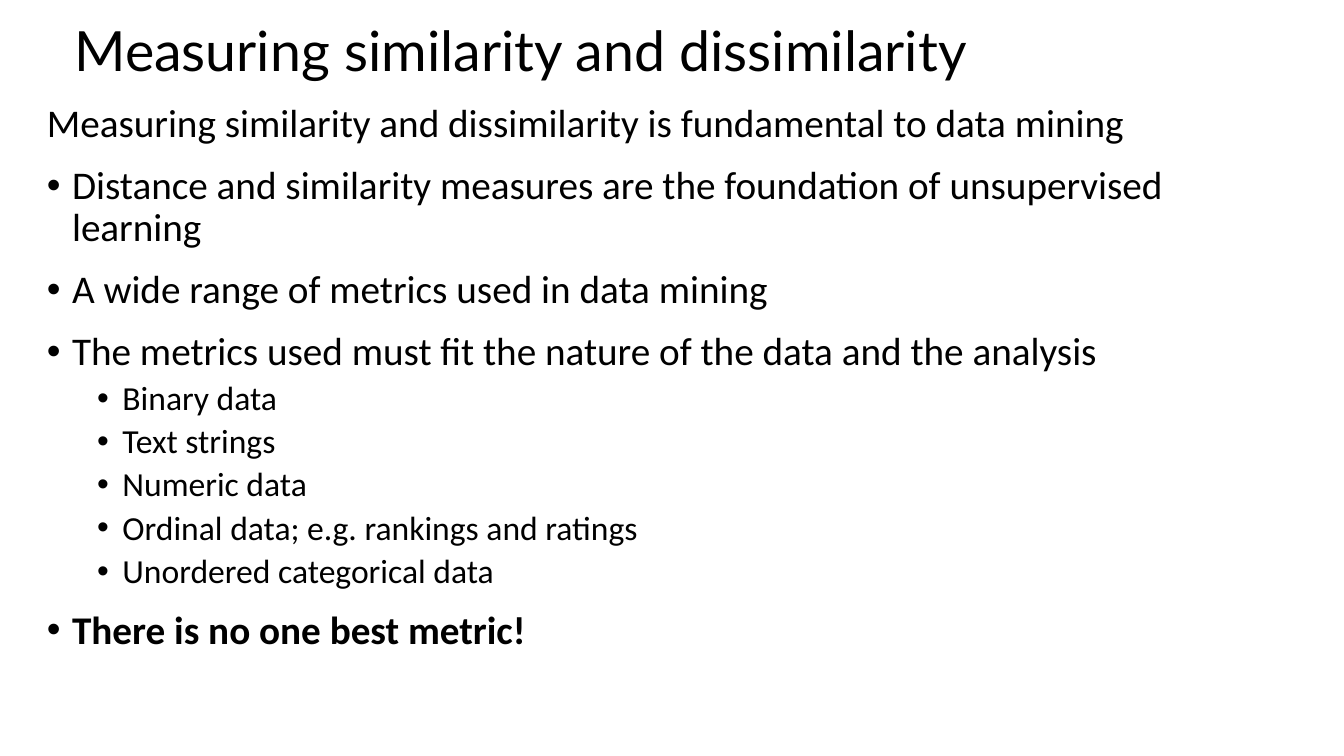
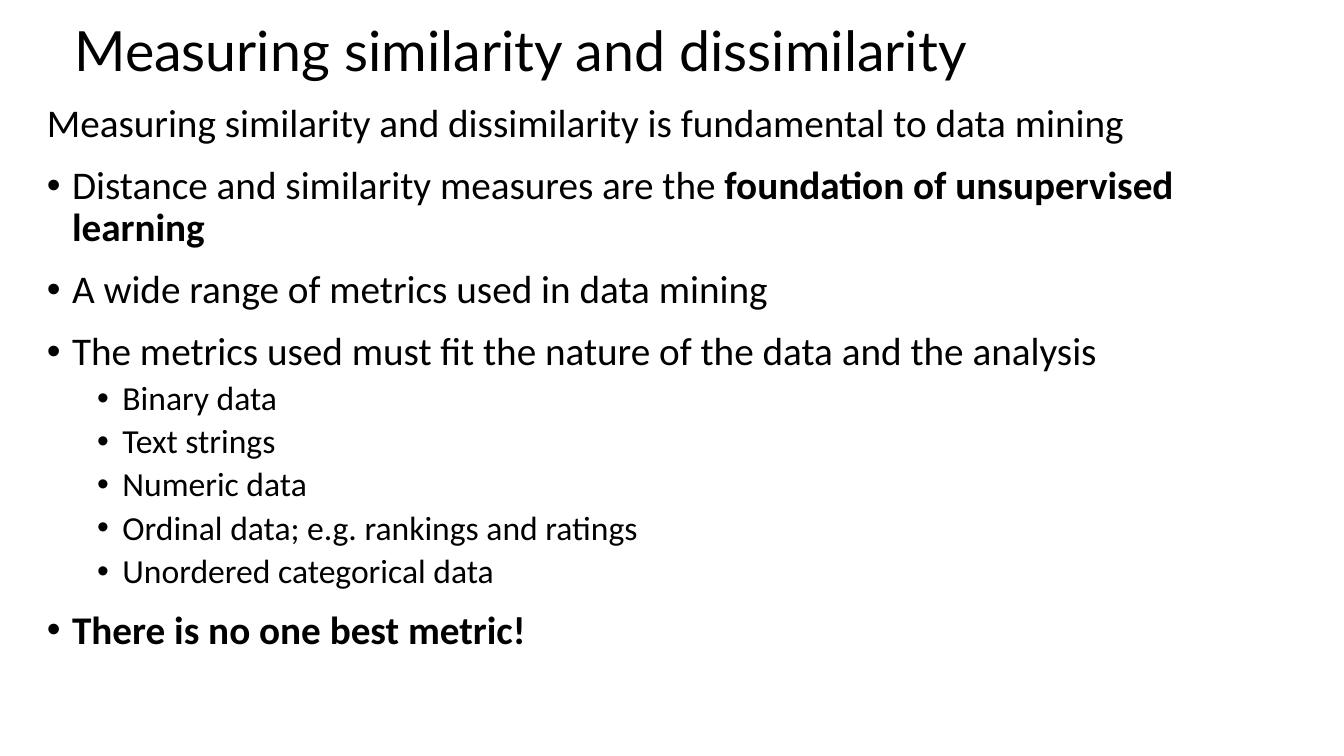
Before and after one commit to jonahneu/CSCI-E-108, a slide deck: slide 4 of slides/2_DistanceAndSimilarityMeasures.pptx (slide 5 before the commit). Drawn at 1344x756 pixels with LibreOffice and Linux fonts; fonts in the diff are those of the drawing. Boxes give left, top, right and bottom in pixels: in the first picture for what was removed or moved away, otherwise in the second. Text is boxed around its words. In the diff, an @@ line names an element or a change of style, - is before the commit and + after.

```diff
--- a/slides/2_DistanceAndSimilarityMeasures.pptx
+++ b/slides/2_DistanceAndSimilarityMeasures.pptx
@@ text at box(72, 171, 1173, 248): bold on in "foundation of unsupervised learning" @@
```
Also in this commit, not shown: 2 other slides changed, 1 slide removed, 1 other file.
